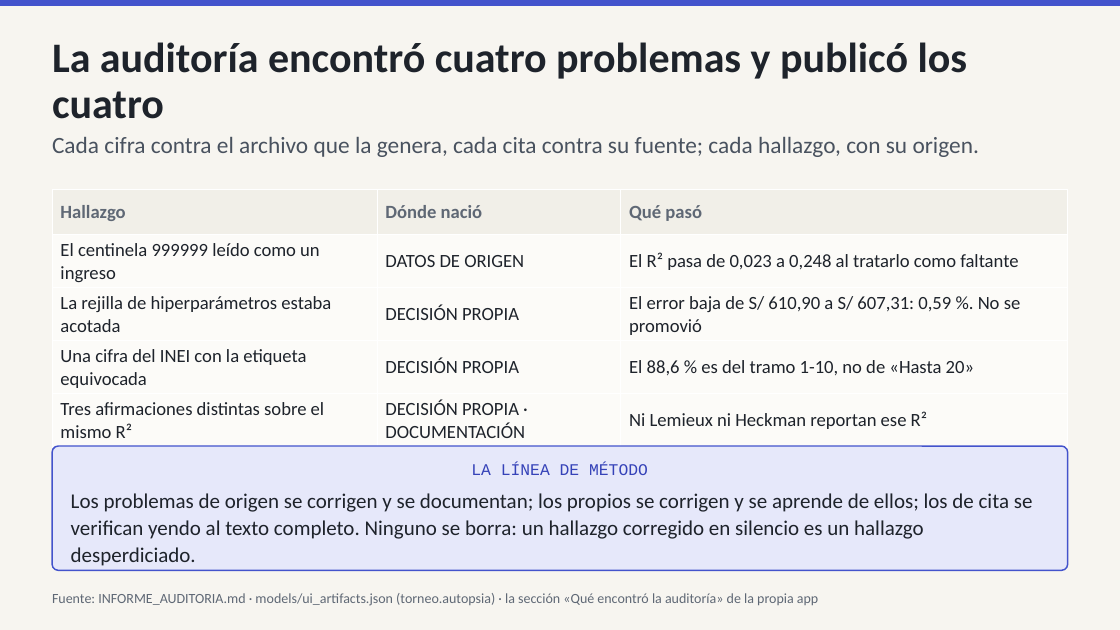
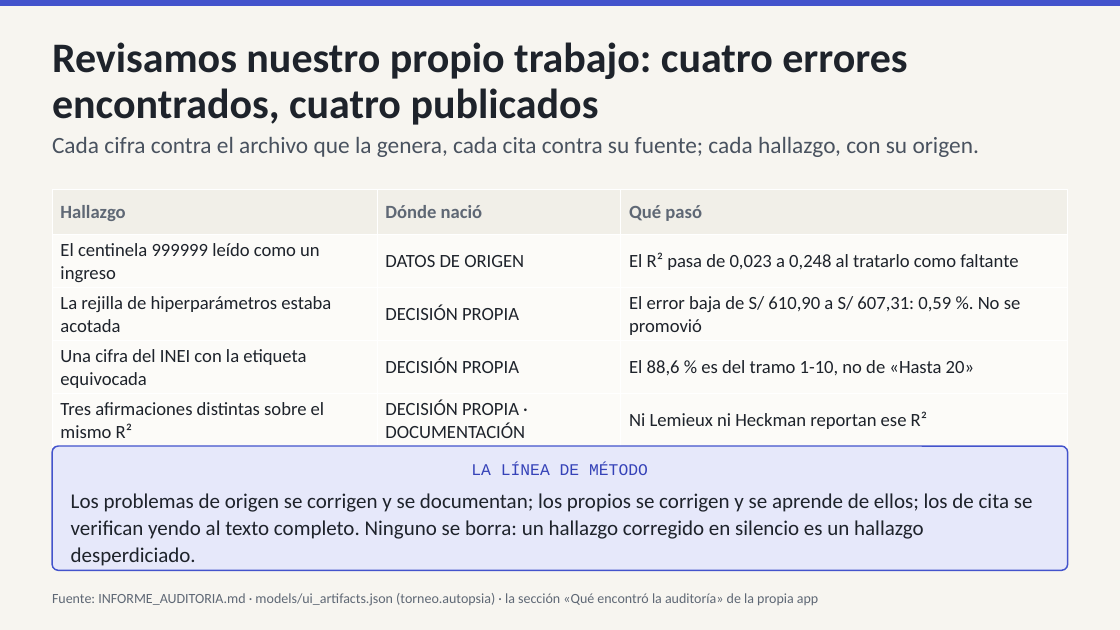
Before and after one commit to IchiSieben/enaho-ingresos-informalidad, a slide deck: slide 11 of docs/presentacion/ENAHO_exposicion.pptx. Drawn at 1120x630 pixels with LibreOffice and Linux fonts; fonts in the diff are those of the drawing. Boxes give left, top, right and bottom in pixels: in the first picture for what was removed or moved away, otherwise in the second. Text is boxed around its words. In the diff, an @@ line names an element or a change of style, - is before the commit and + after.

```diff
--- a/docs/presentacion/ENAHO_exposicion.pptx
+++ b/docs/presentacion/ENAHO_exposicion.pptx
@@ text at bbox=[52, 42, 907, 125]: text changed @@
-La auditoría encontró cuatro problemas y publicó los cuatro
+Revisamos nuestro propio trabajo: cuatro errores encontrados, cuatro publicados
```
Also in this commit, not shown: 4 other slides changed, 3 other files.
